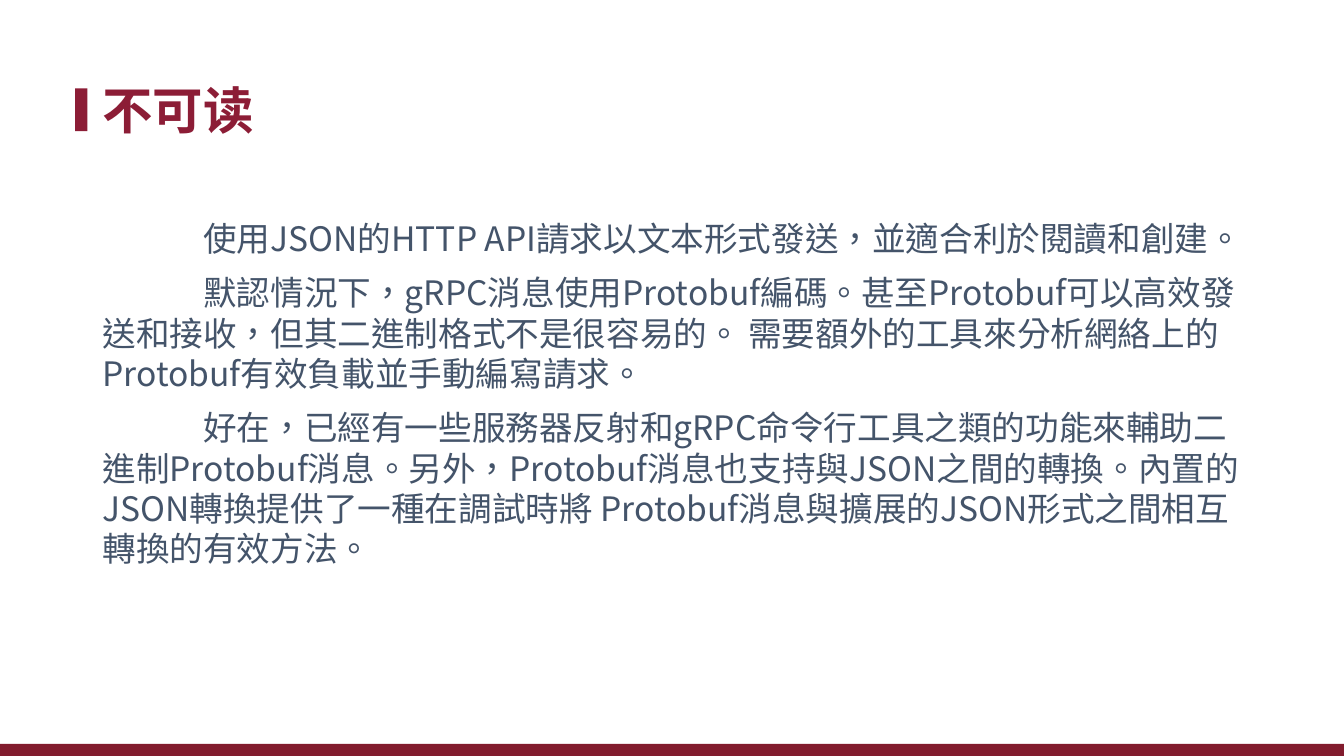
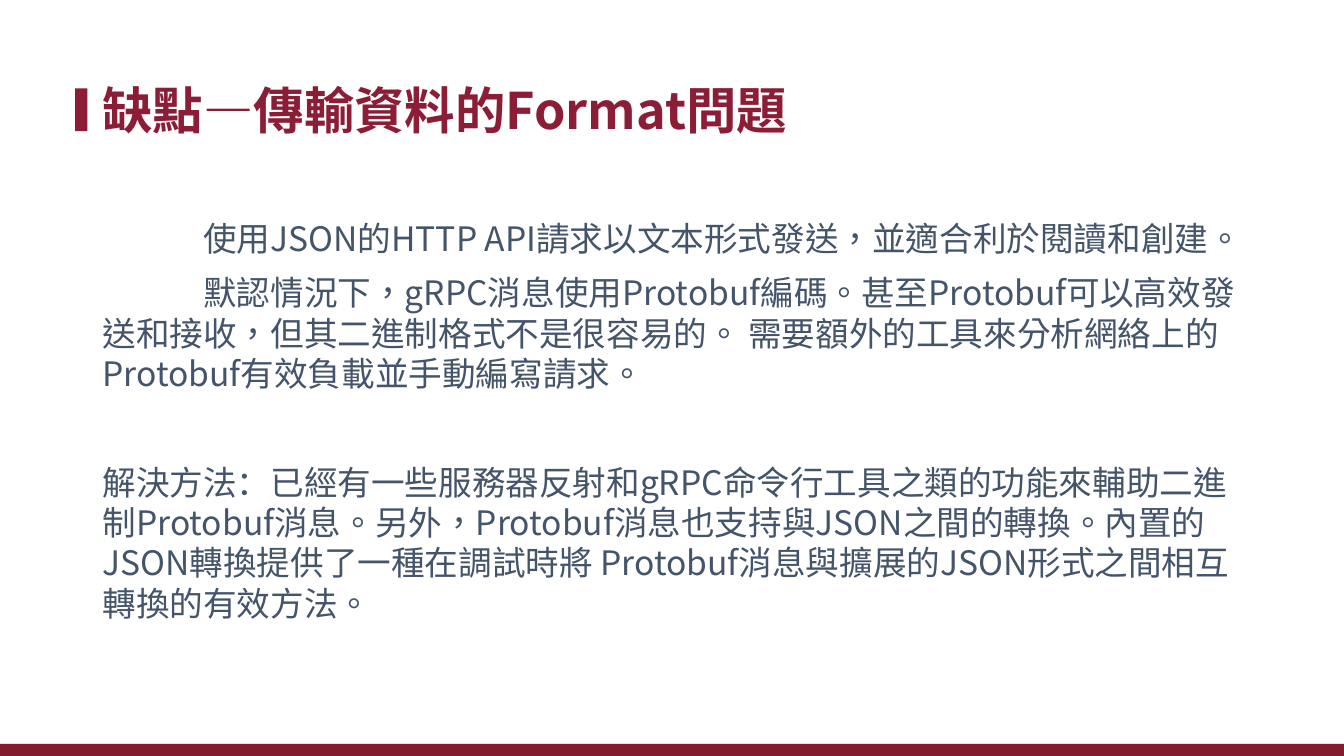
Before and after one commit to xiauchen/5__gRPC, a slide deck: slide 40 of 空白PPT.pptx (slide 37 before the commit). Drawn at 1344x756 pixels with LibreOffice and Linux fonts; fonts in the diff are those of the drawing; background and template pictures are left out. Boxes give left, top, right and bottom in pixels: in the first picture for what was removed or moved away, otherwise in the second. Text is boxed around its words. In the diff, an @@ line names an element or a change of style, - is before the commit and + after.

```diff
--- a/空白PPT.pptx
+++ b/空白PPT.pptx
@@ title at (102, 86, 787, 134): text changed @@
-不可读
+缺點—傳輸資料的Format問題
@@ text at (102, 466, 1227, 619): text changed @@
-好在，已經有一些服務器反射和gRPC命令行工具之類的功能來輔助二進制Protobuf消息。另外，Protobuf消息也支持與JSON之間的轉換。內置的JSON轉換提供了一種在調試時將 Protobuf消息與擴展的JSON形式之間相互轉換的有效方法。
+解決方法：已經有一些服務器反射和gRPC命令行工具之類的功能來輔助二進制Protobuf消息。另外，Protobuf消息也支持與JSON之間的轉換。內置的JSON轉換提供了一種在調試時將 Protobuf消息與擴展的JSON形式之間相互轉換的有效方法。
```
Also in this commit, not shown: 11 other slides changed, 8 slides added, 4 slides removed.
